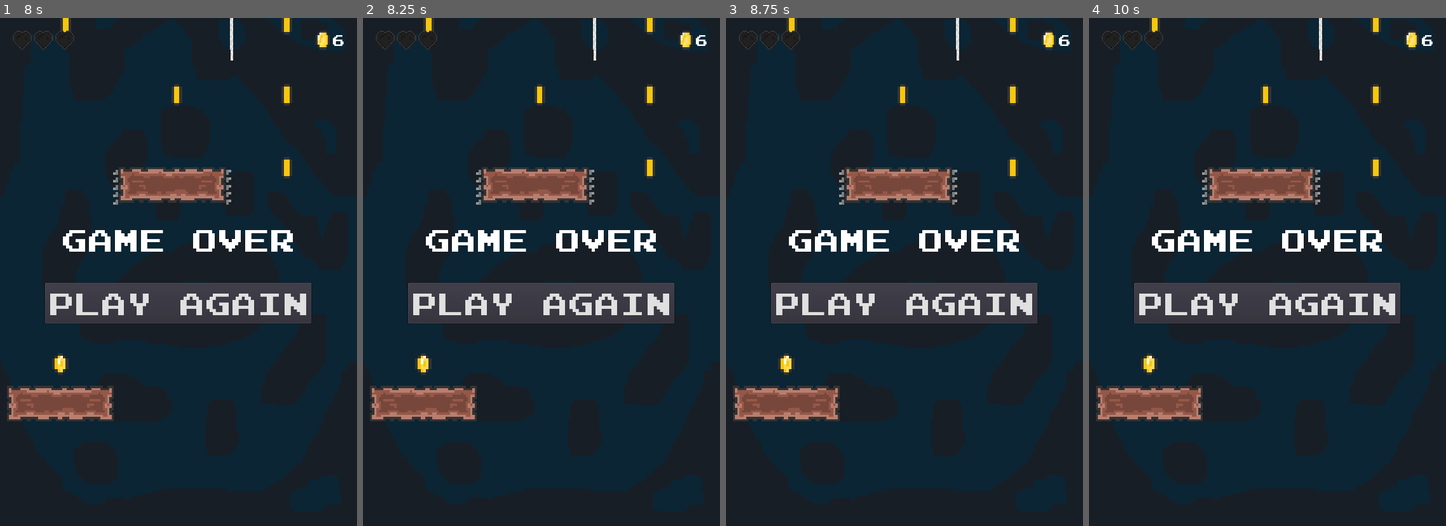
Above: before the commit, frames 1-4 (left to right).
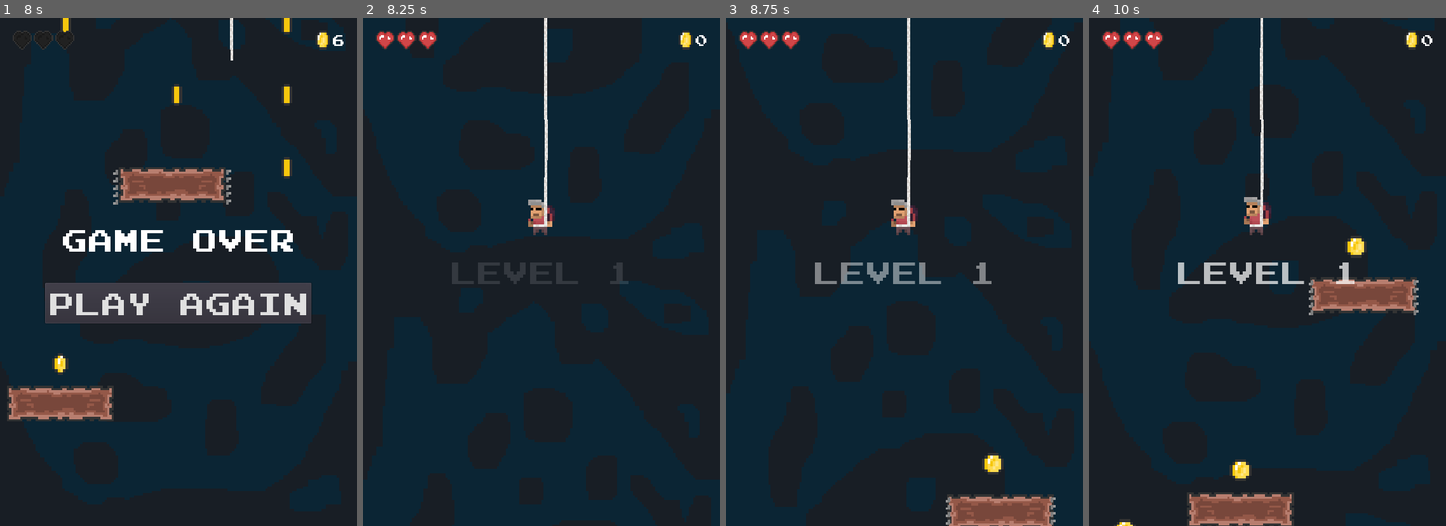
Above: after the commit, the same moments.

Repository: drxwat/rope-and-digger-game
Game: Godot game, scene res://level/start-screen/StartScreen.tscn
Same seed, same stepped clock (60 frames per second), same inputs: the game is played once before the commit and once after it. Sound files missing from this copy of the repository are replaced by a short silence.
Inputs (mouse positions are in pixels of both pictures, inside the frame that each line leads up to):
- Up to frame 1 (8 s): click "PLAY GAME" at 0.5 s; move the mouse to (160, 373) at 1.27 s; hold D (move_right) 1.28-2.78 s; click (160, 373) at 1.42 s; move the mouse to (285, 348) at 2.02 s; move the mouse to (71, 195) at 2.77 s; hold A (move_left) 2.78-5.03 s; move the mouse to (196, 272) at 3.52 s; click (196, 272) at 3.67 s; move the mouse to (124, 145) at 4.27 s; move the mouse to (257, 246) at 5.02 s; hold D (move_right) from 5.03 s (still down); move the mouse to (107, 297) at 5.77 s; click (107, 297) at 5.92 s; move the mouse to (214, 160) at 6.52 s; move the mouse to (160, 373) at 7.27 s
- Up to frame 2 (8.25 s): release D (move_right) at 8 s; click "PLAY AGAIN" at 8 s
- Up to frame 3 (8.75 s): no input
- Up to frame 4 (10 s): click (1267, 302) at 8.75 s, where only the run before the commit has a clickable "PLAY AGAIN"; click (1267, 302) at 9.5 s, where only the run before the commit has a clickable "PLAY AGAIN"

Frame 1 is identical in both runs. In frame 2, 14% of the frame differs, in the area x 1-97%, y 0-80%; in frame 3, 16%; in frame 4, 17%, in the area x 1-97%, y 0-100%.

Commit message:
overlay fix

Diff:
--- a/level/main-level/MainLevel.tscn
+++ b/level/main-level/MainLevel.tscn
@@ -22,11 +22,11 @@
 [node name="PauseOverlay" parent="CanvasLayer" instance=ExtResource( 8 )]
 visible = false
 
+[node name="LevelOverLay" parent="CanvasLayer" instance=ExtResource( 10 )]
+
 [node name="DeadOverlay" parent="CanvasLayer" instance=ExtResource( 9 )]
 pause_mode = 2
 visible = false
-
-[node name="LevelOverLay" parent="CanvasLayer" instance=ExtResource( 10 )]
 
 [node name="Backgrounds" type="Node2D" parent="."]
 
